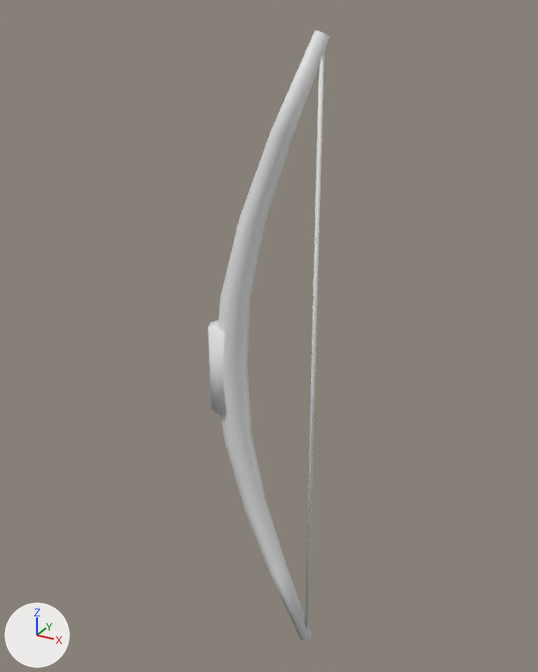
One commit to the glTF model assets/models/items/copper_bow.glb: the scene before it, then after it.
Rendered twice from a 50 mm camera at (0.47, -1.006, 0.582) aimed at (-0.1, 0.029, 0.064). Arrows for +X, +Y and +Z are at lower left; the lights stay in place. The first picture is the older version.

The first picture shows 'copper_bow_v0'.
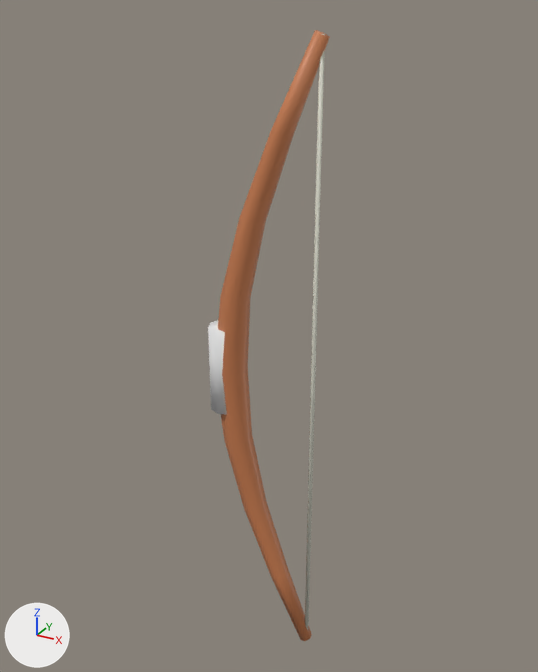
Edits to the bpy script that builds the scene:
```text
Change me_copper_bow_v0:
    where me_copper_bow_v0.from_pydata(...)  # 78 vertices, 144 faces; spans x -0.2..0.011, y -0.03..0.03, z -0.555..0.555
    used by ob_copper_bow_v0; location = (0.0, 0.0, 0.0)
    me_copper_bow_v0 part 1: 104 faces centred in x -0.181..0.007, y -0.025..0.025, z -0.552..0.553 are repainted in the vertex colours; the middle colour goes from white #ffffff to orange #e08c5a
    me_copper_bow_v0 part 2: 12 faces centred in x -0.003..0.003, y -0.003..0.003, z -0.55..0.55 are repainted in the vertex colours; the middle colour goes from white #ffffff to white #f0f0e0
```

What differs and where, as boxes (x1, y1, x2, y2) in the pictures (538 x 672 px):
part 1 of me_copper_bow_v0, recoloured (white to orange)
    both: (218, 30, 330, 641)
part 2 of me_copper_bow_v0, recoloured
    both: (305, 34, 325, 630)
